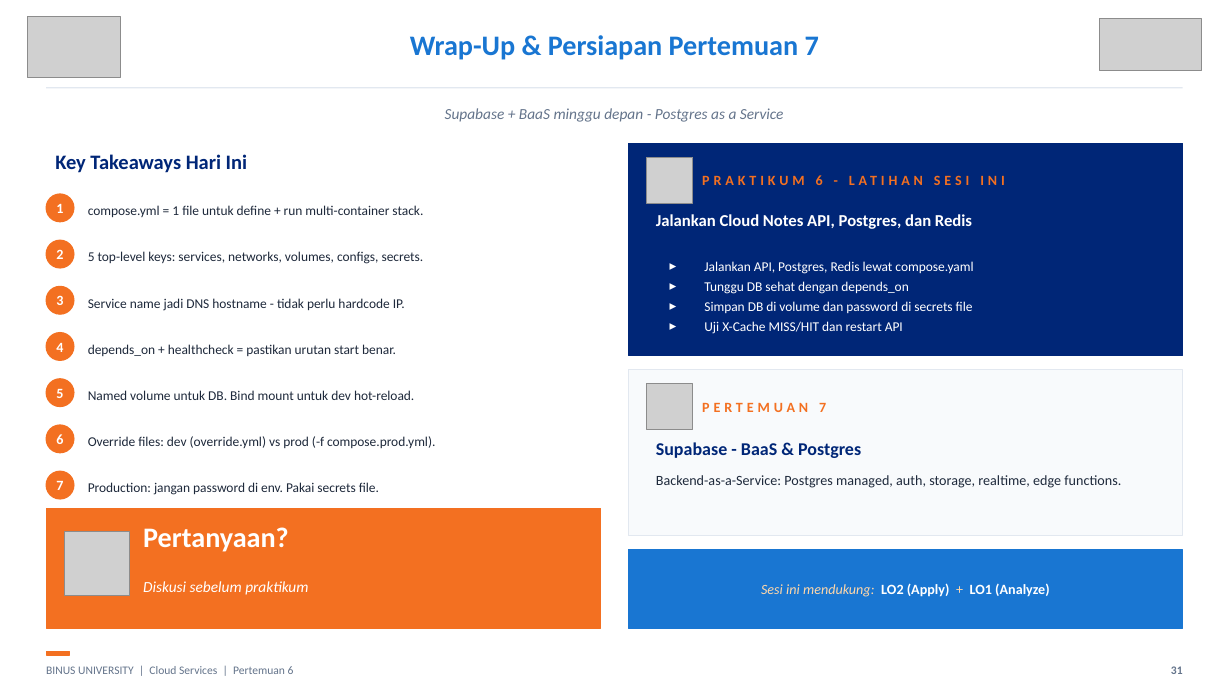
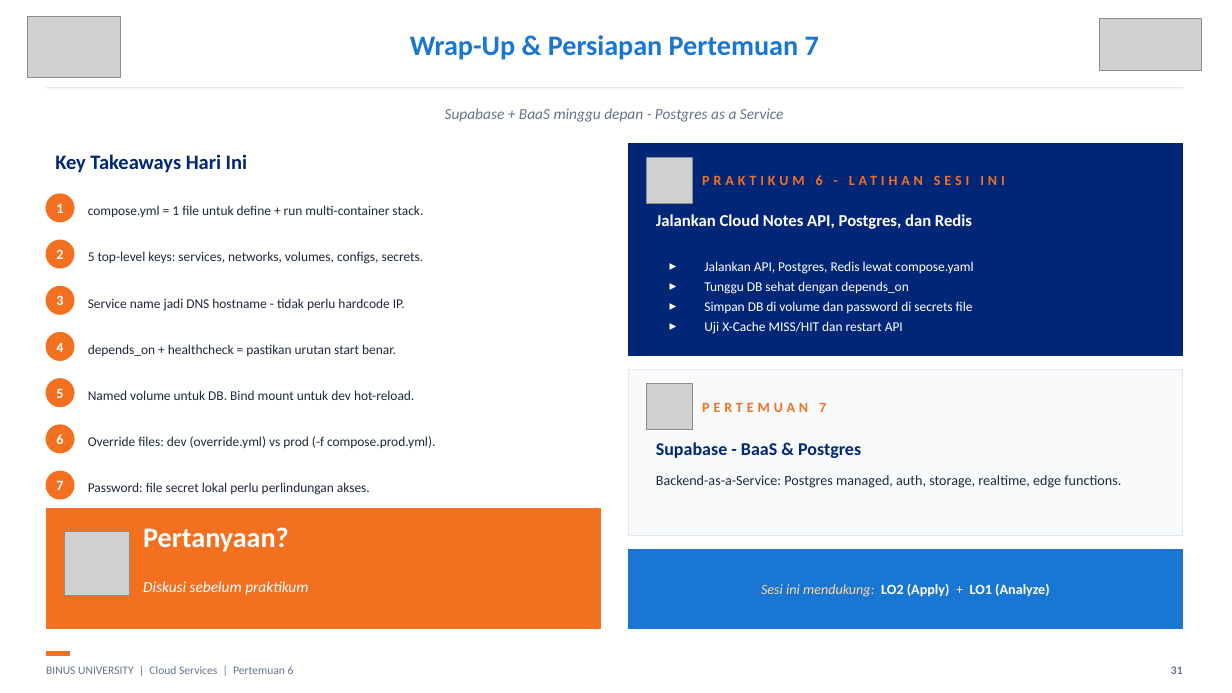
Before and after one commit to SeedFlora/meet6CloudService, a slide deck: slide 31 of slides/Teori_Pertemuan_06.pptx. Drawn at 1232x693 pixels with LibreOffice and Linux fonts; fonts in the diff are those of the drawing; grey boxes stand for pictures. Boxes give left, top, right and bottom in pixels: in the first picture for what was removed or moved away, otherwise in the second. Text is boxed around its words. In the diff, an @@ line names an element or a change of style, - is before the commit and + after.

```diff
--- a/slides/Teori_Pertemuan_06.pptx
+++ b/slides/Teori_Pertemuan_06.pptx
@@ text at [88,482,370,495]: text changed @@
-Production: jangan password di env. Pakai secrets file.
+Password: file secret lokal perlu perlindungan akses.
```
Also in this commit, not shown: 17 other slides changed, 4 other files.
